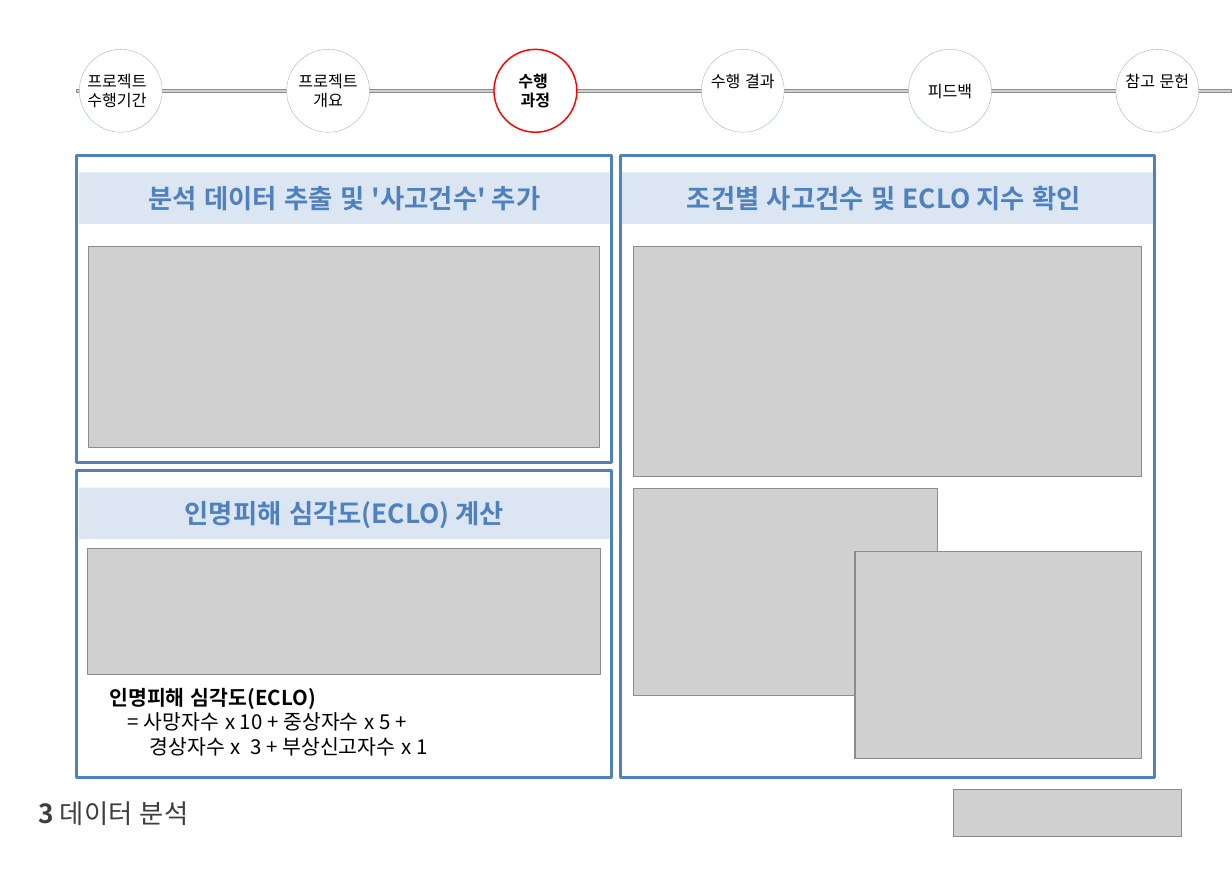
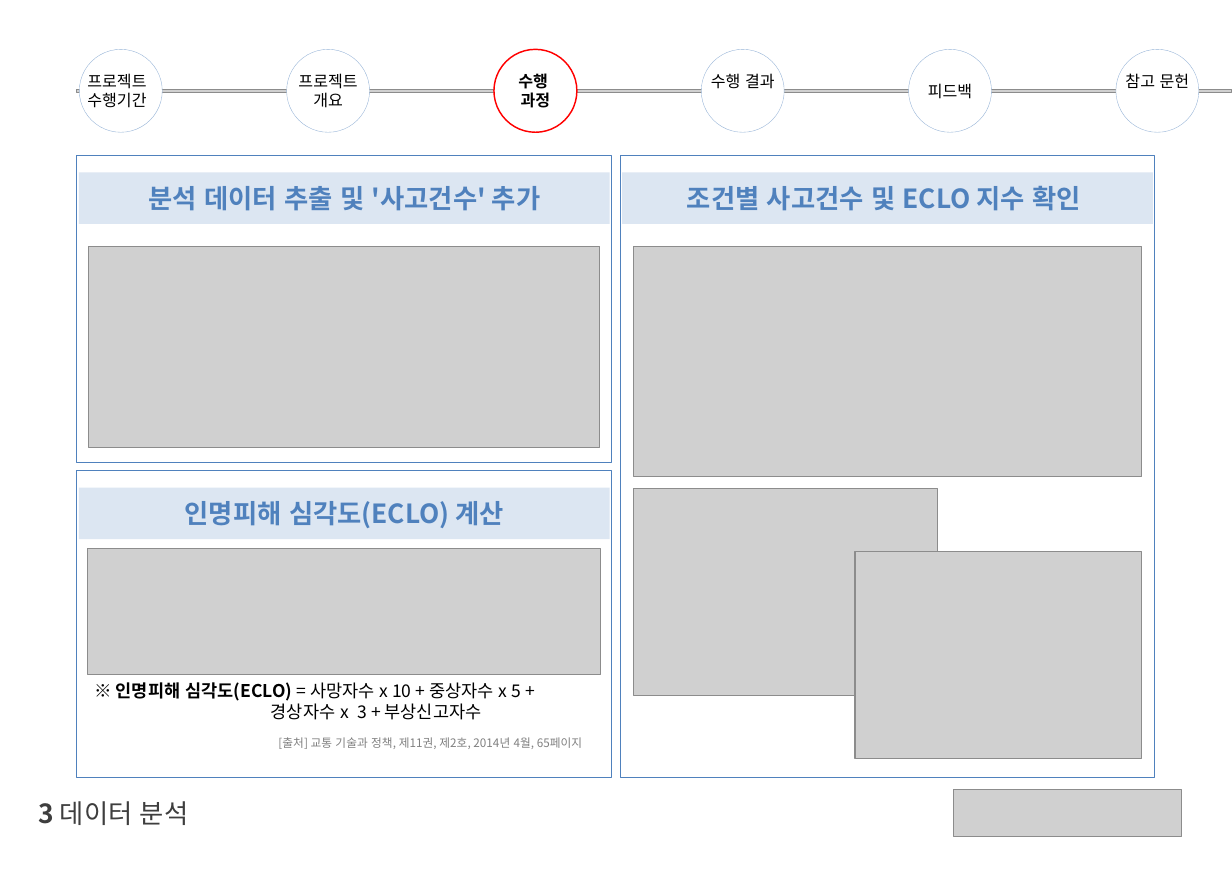
Before and after one commit to leehj112/2024_Accident_Project, a slide deck: slide 6 of SeJeong/노인 교통사고 감소를 위한_3.수행과정.pptx. Drawn at 1232x871 pixels with LibreOffice and Linux fonts; fonts in the diff are those of the drawing; grey boxes stand for pictures. Boxes give left, top, right and bottom in pixels: in the first picture for what was removed or moved away, otherwise in the second. Text is boxed around its words. In the diff, an @@ line names an element or a change of style, - is before the commit and + after.

```diff
--- a/SeJeong/노인 교통사고 감소를 위한_3.수행과정.pptx
+++ b/SeJeong/노인 교통사고 감소를 위한_3.수행과정.pptx
@@ outline #4F81BD 2 pt to #4F81BD 0.75 pt in 3 elements at box(620, 156, 1155, 778), box(77, 156, 612, 462), box(77, 471, 612, 777) @@
@@ text "※ 인명피해 심각도(ECLO) = 사망자수 ..." at box(116, 682, 582, 749): vertical alignment middle to top @@
@@ text at box(116, 682, 582, 749): text changed; size 14 to 12 pt @@
-인명피해 심각도(ECLO)
-= 사망자수 x 10 + 중상자수 x 5 +
-경상자수 x 3 + 부상신고자수 x 1
+※ 인명피해 심각도(ECLO) = 사망자수 x 10 + 중상자수 x 5 +
+경상자수 x 3 + 부상신고자수
+[출처] 교통 기술과 정책, 제11권, 제2호, 2014년 4월, 65페이지
```
Also in this commit, not shown: 4 other slides changed, 1 slide added.
